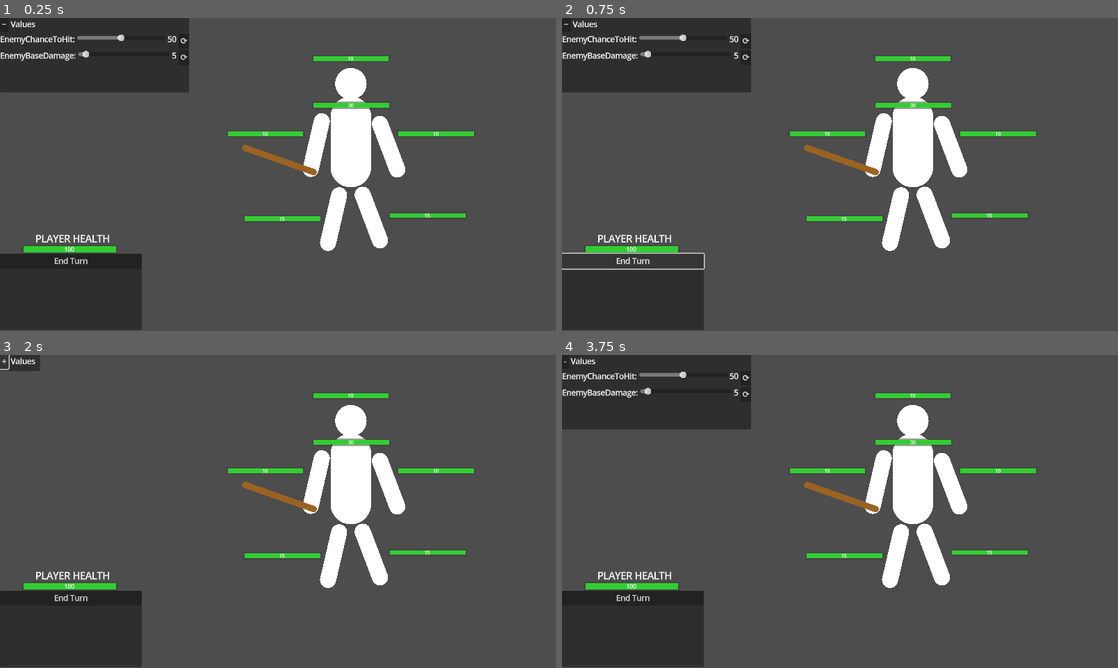
Above: before the commit, frames 1-4 (two rows, left to right).
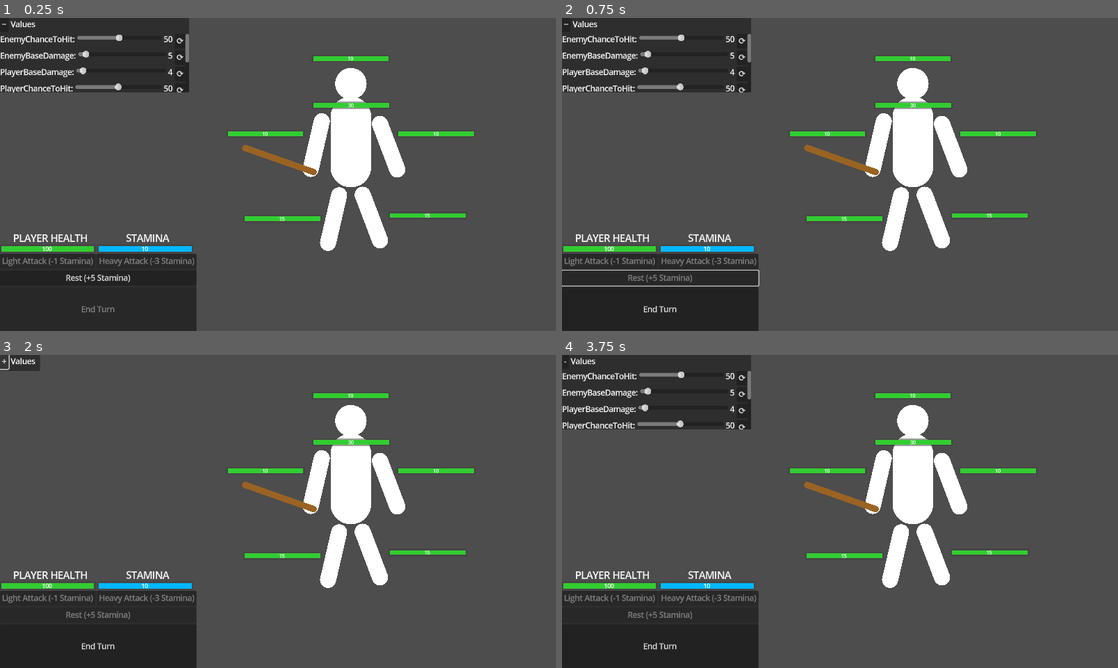
Above: after the commit, the same moments.

Repository: hpi-swa-lab/godot-pronto
Game: Godot game, scene res://prototypes/i5w1-modular-enemies/i5w1-modular-enemies.tscn
Same seed, same stepped clock (60 frames per second), same inputs: the game is played once before the commit and once after it. The project has no main scene, so this scene is started directly.
Inputs (mouse positions are in pixels of both pictures, inside the frame that each line leads up to):
- Up to frame 1 (0.25 s): no input
- Up to frame 2 (0.75 s): click "End Turn" (after the commit: "Rest (+5 Stamina)") at 0.5 s
- Up to frame 3 (2 s): click "−" at 1.25 s
- Up to frame 4 (3.75 s): click "+" at 2 s; click "-" at 2.75 s; tap Enter (ui_accept) at 3.5 s; move the mouse to (962, 495) at 3.52 s; hold Right (ui_right) from 3.53 s (still down); tap J at 3.6 s; click (962, 495) at 3.67 s

The runs differ from the first frame. In frame 1, 4.4% of the frame differs, in the area x 0-36%, y 5-100%; in frame 2, 4.7%; in frame 3, 3.7%; in frame 4, 4.4%.

Commit message:
Player combat implemented

Diff:
--- /dev/null
+++ b/prototypes/i5w1-modular-enemies/BodyPartSelector.gd
@@ -0,0 +1,26 @@
+extends Button
+var target_name = ""
+
+# Called when the node enters the scene tree for the first time.
+func _ready():
+	self.pressed.connect(_emit_pressed)
+	target_name = self.get_parent().name
+
+func _emit_pressed():
+	if G.at("Target") != target_name:
+		for child in get_parent().get_parent().get_children():
+				(child as PlaceholderShape).color = Color.WHITE
+
+		G.put("Target", target_name)
+		get_parent().color = Color.FIREBRICK
+		print(target_name + " selected")
+	else:
+		G.put("Target", "None")
+		get_parent().color = Color.WHITE
+		print(target_name + " deselected")
+
+
+
+# Called every frame. 'delta' is the elapsed time since the previous frame.
+func _process(delta):
+	pass
--- /dev/null
+++ b/prototypes/i5w1-modular-enemies/enemy_combat.json
@@ -0,0 +1,24 @@
+{
+  "combat_phrases": [
+	"You're no match for me!",
+	"Prepare to meet your doom!",
+	"I'll make you regret crossing my path!",
+	"Feel the wrath of my blade!",
+	"Your end is near!",
+	"You're nothing but a weakling!",
+	"I'll crush you like a bug!",
+	"I'll enjoy watching you suffer!",
+	"You'll beg for mercy before I'm done with you!",
+	"Your skills are laughable!",
+	"You can't escape your fate!",
+	"I'll send you straight to the afterlife!",
+	"Pathetic! Is that all you've got?",
+	"You're a mere speck of dust in my presence!",
+	"I'll make sure you never rise again!",
+	"Your feeble attempts won't save you!",
+	"You're about to witness true power!",
+	"Prepare to be annihilated!",
+	"Your resistance is futile!",
+	"I'll enjoy tearing you apart!"
+  ]
+}
--- /dev/null
+++ b/prototypes/i5w1-modular-enemies/heavy_attack.gd
@@ -0,0 +1,31 @@
+extends Button
+
+
+func _ready():
+	self.pressed.connect(_emit_pressed)
+
+func _emit_pressed():
+	_do_player_attack("heavy")
+	G.get_parent().get_node("i5w1-modular-enemies/STATE/player_turn/player_can_attack").exit(7)
+
+func _do_player_attack(type: String):
+	var rng = RandomNumberGenerator.new()
+	var stamina: HealthBar = G.get_parent().find_child("STAMINA", true, false)
+	var base_damage = G.at("PlayerBaseDamage")
+	var hit_chance = G.at("PlayerChanceToHit")
+	if rng.randi_range(0, 100) < hit_chance:
+		var target_hb: HealthBar = G.get_parent().find_child(G.at("Target"), true, false).find_child("HealthBar*", false, true)
+		if type == "light":
+			target_hb.damage(base_damage)
+			stamina.damage(G.at("PlayerLightAttackStaminaCost"))
+			print(">> Damaged enemy " + G.at("Target") + " for " + str(base_damage) + " points with light attack")
+		elif type == "heavy":
+			var damage = base_damage * G.at("PlayerHeavyAttackDamageMultiplier")
+			target_hb.damage(damage)
+			stamina.damage(G.at("PlayerHeavyAttackStaminaCost"))
+			print(">> Damaged enemy " + G.at("Target") + " for " + str(damage) + " points with heavy attack")
+		else:
+			push_error("INVALID ATTACK TYPE")
+	else:
+		print(">> Player missed their attack")
+		return
--- a/prototypes/i5w1-modular-enemies/i5w1-modular-enemies.tscn
+++ b/prototypes/i5w1-modular-enemies/i5w1-modular-enemies.tscn
@@ -1,13 +1,17 @@
-[gd_scene load_steps=100 format=3 uid="uid://dfaw7ve5q2474"]
+[gd_scene load_steps=118 format=3 uid="uid://dfaw7ve5q2474"]
 
 [ext_resource type="Script" path="res://addons/pronto/behaviors/PlaceholderShape.gd" id="1_ui1dh"]
 [ext_resource type="Script" path="res://addons/pronto/behaviors/HealthBar.gd" id="2_m4bil"]
 [ext_resource type="Script" path="res://addons/pronto/behaviors/State.gd" id="3_rub11"]
 [ext_resource type="Script" path="res://addons/pronto/helpers/ConnectionScript.gd" id="4_wxur5"]
+[ext_resource type="Script" path="res://prototypes/i5w1-modular-enemies/BodyPartSelector.gd" id="5_mi3vp"]
 [ext_resource type="Script" path="res://addons/pronto/helpers/Connection.gd" id="5_w82r7"]
 [ext_resource type="Script" path="res://addons/pronto/behaviors/Code.gd" id="6_2s4u3"]
 [ext_resource type="Script" path="res://addons/pronto/behaviors/Bind.gd" id="6_3m8bw"]
 [ext_resource type="Script" path="res://prototypes/i5w1-modular-enemies/Button.gd" id="6_adlgl"]
+[ext_resource type="Script" path="res://prototypes/i5w1-modular-enemies/light_attack.gd" id="7_eoycw"]
+[ext_resource type="Script" path="res://prototypes/i5w1-modular-enemies/heavy_attack.gd" id="8_fqpas"]
+[ext_resource type="Script" path="res://prototypes/i5w1-modular-enemies/rest.gd" id="9_cnxar"]
 [ext_resource type="Script" path="res://addons/pronto/behaviors/PrototypingUI.gd" id="9_lk3db"]
 [ext_resource type="Script" path="res://addons/pronto/behaviors/Value.gd" id="10_liufr"]
 
@@ -76,176 +80,6 @@
 deferred = false
 enabled = true
 
-[sub_resource type="GDScript" id="GDScript_37qhu"]
-script/source = "extends Button
-
-
-# Called when the node enters the scene tree for the first time.
-func _ready():
-	self.pressed.connect(_emit_pressed)
-
-var target_name = \"Head\"
-
-func _emit_pressed():
-	if G.at(\"Target\") != target_name:
-		for child in get_parent().get_parent().get_children():
-				(child as PlaceholderShape).color = Color.WHITE
-
-		G.put(\"Target\", target_name)
-		get_parent().color = Color.FIREBRICK
-		print(target_name + \" selected\")
-	else:
-		G.put(\"Target\", \"None\")
-		get_parent().color = Color.WHITE
-		print(target_name + \" deselected\")
-
-
-
-# Called every frame. 'delta' is the elapsed time since the previous frame.
-func _process(delta):
-	pass
-"
-
-[sub_resource type="GDScript" id="GDScript_nrspf"]
-script/source = "extends Button
-
-
-# Called when the node enters the scene tree for the first time.
-func _ready():
-	self.pressed.connect(_emit_pressed)
-
-var target_name = \"Torso\"
-
-func _emit_pressed():
-	if G.at(\"Target\") != target_name:
-		for child in get_parent().get_parent().get_children():
-				(child as PlaceholderShape).color = Color.WHITE
-
-		G.put(\"Target\", target_name)
-		get_parent().color = Color.FIREBRICK
-		print(target_name + \" selected\")
-	else:
-		G.put(\"Target\", \"None\")
-		get_parent().color = Color.WHITE
-		print(target_name + \" deselected\")
-
-
-# Called every frame. 'delta' is the elapsed time since the previous frame.
-func _process(delta):
-	pass
-"
-
-[sub_resource type="GDScript" id="GDScript_3cywh"]
-script/source = "extends Button
-
-
-# Called when the node enters the scene tree for the first time.
-func _ready():
-	self.pressed.connect(_emit_pressed)
-
-var target_name = \"Arm_Left\"
-
-func _emit_pressed():
-	if G.at(\"Target\") != target_name:
-		for child in get_parent().get_parent().get_children():
-				(child as PlaceholderShape).color = Color.WHITE
-
-		G.put(\"Target\", target_name)
-		get_parent().color = Color.FIREBRICK
-		print(target_name + \" selected\")
-	else:
-		G.put(\"Target\", \"None\")
-		get_parent().color = Color.WHITE
-		print(target_name + \" deselected\")
-
-# Called every frame. 'delta' is the elapsed time since the previous frame.
-func _process(delta):
-	pass
-"
-
-[sub_resource type="GDScript" id="GDScript_uls4b"]
-script/source = "extends Button
-
-
-# Called when the node enters the scene tree for the first time.
-func _ready():
-	self.pressed.connect(_emit_pressed)
-
-var target_name = \"Arm_Right\"
-
-func _emit_pressed():
-	if G.at(\"Target\") != target_name:
-		for child in get_parent().get_parent().get_children():
-				(child as PlaceholderShape).color = Color.WHITE
-
-		G.put(\"Target\", target_name)
-		get_parent().color = Color.FIREBRICK
-		print(target_name + \" selected\")
-	else:
-		G.put(\"Target\", \"None\")
-		get_parent().color = Color.WHITE
-		print(target_name + \" deselected\")
-
-# Called every frame. 'delta' is the elapsed time since the previous frame.
-func _process(delta):
-	pass
-"
-
-[sub_resource type="GDScript" id="GDScript_1c2oq"]
-script/source = "extends Button
-
-
-# Called when the node enters the scene tree for the first time.
-func _ready():
-	self.pressed.connect(_emit_pressed)
-
-var target_name = \"Leg_Left\"
-
-func _emit_pressed():
-	if G.at(\"Target\") != target_name:
-		for child in get_parent().get_parent().get_children():
-				(child as PlaceholderShape).color = Color.WHITE
-
-		G.put(\"Target\", target_name)
-		get_parent().color = Color.FIREBRICK
-		print(target_name + \" selected\")
-	else:
-		G.put(\"Target\", \"None\")
-		get_parent().color = Color.WHITE
-		print(target_name + \" deselected\")
-
-# Called every frame. 'delta' is the elapsed time since the previous frame.
-func _process(delta):
-	pass
-"
-
-[sub_resource type="GDScript" id="GDScript_nvc8g"]
-script/source = "extends Button
-
-
-# Called when the node enters the scene tree for the first time.
-func _ready():
-	self.pressed.connect(_emit_pressed)
-
-var target_name = \"Leg_Right\"
-
-func _emit_pressed():
-	if G.at(\"Target\") != target_name:
-		for child in get_parent().get_parent().get_children():
-				(child as PlaceholderShape).color = Color.WHITE
-
-		G.put(\"Target\", target_name)
-		get_parent().color = Color.FIREBRICK
-		print(target_name + \" selected\")
-	else:
-		G.put(\"Target\", \"None\")
-		get_parent().color = Color.WHITE
-		print(target_name + \" deselected\")
-# Called every frame. 'delta' is the elapsed time since the previous frame.
-func _process(delta):
-	pass
-"
-
 [sub_resource type="GDScript" id="GDScript_gcl24"]
 script/source = "@tool
 extends U
@@ -277,6 +111,11 @@
 @warning_ignore(\"unused_parameter\")
 func run(from: Node2D):
 	print(\"Starting player turn\")
+	G.put(\"Target\", \"None\")
+	if G.get_parent().find_child(\"enemy\", true, false):
+		for child in G.get_parent().find_child(\"enemy\", true, false).get_children():
+			(child as PlaceholderShape).color = Color.WHITE
+
 "
 
 [sub_resource type="Resource" id="Resource_nt4oa"]
@@ -311,6 +150,56 @@
 deferred = false
 enabled = true
 
+[sub_resource type="GDScript" id="GDScript_d8y4y"]
+script/source = "@tool
+extends U
+@warning_ignore(\"unused_parameter\")
+func run(from: Node2D, to: Node2D):
+	return true
+"
+
+[sub_resource type="Resource" id="Resource_77evc"]
+script = ExtResource("4_wxur5")
+nested_script = SubResource("GDScript_d8y4y")
+argument_names = ["from", "to"]
+return_value = true
+
+[sub_resource type="Resource" id="Resource_4p443"]
+script = ExtResource("5_w82r7")
+signal_name = "entered"
+to = NodePath("player_can_attack")
+more_references = []
+invoke = "enter"
+arguments = []
+only_if = SubResource("Resource_77evc")
+deferred = false
+enabled = true
+
+[sub_resource type="GDScript" id="GDScript_b30ul"]
+script/source = "@tool
+extends U
+@warning_ignore(\"unused_parameter\")
+func run(transition_id, from: Node2D, to: Node2D):
+	return transition_id==7
+"
+
+[sub_resource type="Resource" id="Resource_vakct"]
+script = ExtResource("4_wxur5")
+nested_script = SubResource("GDScript_b30ul")
+argument_names = ["transition_id", "from", "to"]
+return_value = true
+
+[sub_resource type="Resource" id="Resource_3h1w6"]
+script = ExtResource("5_w82r7")
+signal_name = "exited"
+to = NodePath("..")
+more_references = []
+invoke = "enter"
+arguments = []
+only_if = SubResource("Resource_vakct")
+deferred = false
+enabled = true
+
 [sub_resource type="GDScript" id="GDScript_e7vsq"]
 script/source = "@tool
 extends U
@@ -356,7 +245,12 @@
 extends U
 @warning_ignore(\"unused_parameter\")
 func run(from: Node2D, to: Node2D):
-	return true
+	if G.get_parent().find_child(\"enemy\", true, false):
+		return true
+	else:
+		print(\"There is no enemy for you to battle, come back later\")
+		G.get_parent().find_child(\"enemy_turn\", true, false).exit(6)
+		return false
 "
 
 [sub_resource type="Resource" id="Resource_kk3gy"]
@@ -884,17 +778,115 @@
 deferred = false
 enabled = true
 
+[sub_resource type="GDScript" id="GDScript_laq7p"]
+script/source = "@tool
+extends U
+@warning_ignore(\"unused_parameter\")
+func run():
+	return \"Light Attack (-\" + str(G.at(\"PlayerLightAttackStaminaCost\")) + \" Stamina)\"
+"
+
+[sub_resource type="Resource" id="Resource_an02p"]
+script = ExtResource("4_wxur5")
+nested_script = SubResource("GDScript_laq7p")
+argument_names = []
+return_value = true
+
+[sub_resource type="GDScript" id="GDScript_0ki86"]
+script/source = "@tool
+extends U
+@warning_ignore(\"unused_parameter\")
+func run():
+	return G.at(\"Target\") == \"None\" or not G.get_parent().get_node(\"i5w1-modular-enemies/STATE/player_turn/player_can_attack\").active or G.get_parent().find_child(\"STAMINA\", true, false).current < G.at(\"PlayerLightAttackStaminaCost\")
+"
+
+[sub_resource type="Resource" id="Resource_pv03s"]
+script = ExtResource("4_wxur5")
+nested_script = SubResource("GDScript_0ki86")
+argument_names = []
+return_value = true
+
+[sub_resource type="GDScript" id="GDScript_xmlkg"]
+script/source = "@tool
+extends U
+@warning_ignore(\"unused_parameter\")
+func run():
+	return \"Heavy Attack (-\" + str(G.at(\"PlayerHeavyAttackStaminaCost\")) + \" Stamina)\"
+"
+
+[sub_resource type="Resource" id="Resource_emm0t"]
+script = ExtResource("4_wxur5")
+nested_script = SubResource("GDScript_xmlkg")
+argument_names = []
+return_value = true
+
+[sub_resource type="GDScript" id="GDScript_xn8mx"]
+script/source = "@tool
+extends U
+@warning_ignore(\"unused_parameter\")
+func run():
+	return G.at(\"Target\") == \"None\" or not G.get_parent().get_node(\"i5w1-modular-enemies/STATE/player_turn/player_can_attack\").active or G.get_parent().find_child(\"STAMINA\", true, false).current < G.at(\"PlayerHeavyAttackStaminaCost\")
+"
+
+[sub_resource type="Resource" id="Resource_xyhe1"]
+script = ExtResource("4_wxur5")
+nested_script = SubResource("GDScript_xn8mx")
+argument_names = []
+return_value = true
+
+[sub_resource type="GDScript" id="GDScript_l2jqh"]
+script/source = "@tool
+extends U
+@warning_ignore(\"unused_parameter\")
+func run():
+	return not G.get_parent().get_node(\"i5w1-modular-enemies/STATE/player_turn/player_can_attack\").active
+"
+
+[sub_resource type="Resource" id="Resource_mj8ia"]
+script = ExtResource("4_wxur5")
+nested_script = SubResource("GDScript_l2jqh")
+argument_names = []
+return_value = true
+
+[sub_resource type="GDScript" id="GDScript_updk0"]
+script/source = "@tool
+extends U
+@warning_ignore(\"unused_parameter\")
+func run():
+	return \"Rest (+\" + str(G.at(\"PlayerRestStaminaRegenAmount\")) + \" Stamina)\"
+"
+
+[sub_resource type="Resource" id="Resource_c6khq"]
+script = ExtResource("4_wxur5")
+nested_script = SubResource("GDScript_updk0")
+argument_names = []
+return_value = true
+
 [sub_resource type="GDScript" id="GDScript_adeiw"]
 script/source = "@tool
 extends U
 @warning_ignore(\"unused_parameter\")
 func run():
-	return not G.get_parent().get_node(\"i5w1-modular-enemies/STATE/player_turn\").active
+	return not G.get_parent().get_node(\"i5w1-modular-enemies/STATE/player_turn\").active or G.get_parent().get_node(\"i5w1-modular-enemies/STATE/player_turn/player_can_attack\").active
 "
 
 [sub_resource type="Resource" id="Resource_lsvs5"]
 script = ExtResource("4_wxur5")
 nested_script = SubResource("GDScript_adeiw")
+argument_names = []
+return_value = true
+
+[sub_resource type="GDScript" id="GDScript_ox0b2"]
+script/source = "@tool
+extends U
+@warning_ignore(\"unused_parameter\")
+func run():
+	return not G.get_parent().find_child(\"enemy\", true, false)
+"
+
+[sub_resource type="Resource" id="Resource_nbduh"]
+script = ExtResource("4_wxur5")
+nested_script = SubResource("GDScript_ox0b2")
 argument_names = []
 return_value = true
 
@@ -924,7 +916,7 @@
 offset_top = -10.0
 offset_right = 10.0
 offset_bottom = 9.0
-script = SubResource("GDScript_37qhu")
+script = ExtResource("5_mi3vp")
 
 [node name="torso" type="Node2D" parent="enemy"]
 position = Vector2(0, 14)
@@ -947,7 +939,7 @@
 offset_top = -28.0
 offset_right = 13.0
 offset_bottom = 29.0
-script = SubResource("GDScript_nrspf")
+script = ExtResource("5_mi3vp")
 
 [node name="arm_left" type="Node2D" parent="enemy"]
 position = Vector2(-22, 16)
@@ -980,7 +972,7 @@
 offset_top = -21.0
 offset_right = 5.0
 offset_bottom = 21.0
-script = SubResource("GDScript_3cywh")
+script = ExtResource("5_mi3vp")
 
 [node name="arm_right" type="Node2D" parent="enemy"]
 position = Vector2(24, 17)
@@ -1004,7 +996,7 @@
 offset_top = -21.0
 offset_right = 5.0
 offset_bottom = 21.0
-script = SubResource("GDScript_uls4b")
+script = ExtResource("5_mi3vp")
 
 [node name="leg_left" type="Node2D" parent="enemy"]
 position = Vector2(-11, 63)
@@ -1028,7 +1020,7 @@
 offset_top = -21.0
 offset_right = 5.0
 offset_bottom = 21.0
-script = SubResource("GDScript_1c2oq")
+script = ExtResource("5_mi3vp")
 
 [node name="leg_right" type="Node2D" parent="enemy"]
 position = Vector2(13, 62)
@@ -1052,7 +1044,7 @@
 offset_top = -21.0
 offset_right = 5.0
 offset_bottom = 21.0
-script = SubResource("GDScript_nvc8g")
+script = ExtResource("5_mi3vp")
 
 [node name="STATE" type="Node2D" parent="."]
 position = Vector2(552, -306)
@@ -1061,7 +1053,12 @@
 position = Vector2(-280, 96)
 script = ExtResource("3_rub11")
 active = true
-metadata/pronto_connections = [SubResource("Resource_vu03w"), SubResource("Resource_odjah")]
+metadata/pronto_connections = [SubResource("Resource_vu03w"), SubResource("Resource_odjah"), SubResource("Resource_4p443")]
+
+[node name="player_can_attack" type="Node2D" parent="STATE/player_turn"]
+position = Vector2(-118, -136)
+script = ExtResource("3_rub11")
+metadata/pronto_connections = [SubResource("Resource_3h1w6")]
 
 [node name="enemy_turn" type="Node2D" parent="STATE"]
 position = Vector2(-122, 94)
@@ -1116,7 +1113,7 @@
 position = Vector2(0, 488)
 
 [node name="PLAYER_HEALTH" type="Node2D" parent="UI"]
-position = Vector2(145, -9)
+position = Vector2(99, -10)
 scale = Vector2(4, 4)
 script = ExtResource("2_m4bil")
 progress_colors = PackedColorArray(1, 0, 0, 1, 1, 0, 0, 1, 1, 1, 0, 1, 1, 1, 0, 1, 1, 1, 0, 1, 0.196078, 0.803922, 0.196078, 1, 0.196078, 0.803922, 0.196078, 1, 0.196078, 0.803922, 0.196078, 1, 0.196078, 0.803922, 0.196078, 1, 0.196078, 0.803922, 0.196078, 1)
@@ -1132,15 +1129,94 @@
 vertical_alignment = 1
 uppercase = true
 
+[node name="STAMINA" type="Node2D" parent="UI"]
+position = Vector2(301, -10)
+scale = Vector2(4, 4)
+script = ExtResource("2_m4bil")
+current = 10
+max = 10
+progress_colors = PackedColorArray(0.709804, 0.768627, 0.0745098, 1, 0.560784, 0.713726, 0.643137, 1, 0, 0.72549, 0.996078, 1)
+
+[node name="Label" type="Label" parent="UI/STAMINA"]
+offset_left = -60.0
+offset_top = -18.25
+offset_right = 64.0
+offset_bottom = 7.75
+theme_override_font_sizes/font_size = 5
+text = "Stamina"
+horizontal_alignment = 1
+vertical_alignment = 1
+uppercase = true
+
 [node name="PanelContainer" type="PanelContainer" parent="UI"]
-offset_right = 294.0
-offset_bottom = 158.0
+offset_right = 400.0
+offset_bottom = 161.0
 
 [node name="VBoxContainer" type="VBoxContainer" parent="UI/PanelContainer"]
 layout_mode = 2
 
+[node name="HBoxContainer" type="HBoxContainer" parent="UI/PanelContainer/VBoxContainer"]
+layout_mode = 2
+
+[node name="light_attack" type="Button" parent="UI/PanelContainer/VBoxContainer/HBoxContainer"]
+layout_mode = 2
+text = "Light Attack (-1 Stamina)"
+script = ExtResource("7_eoycw")
+
+[node name="Bind2" type="Node2D" parent="UI/PanelContainer/VBoxContainer/HBoxContainer/light_attack"]
+position = Vector2(-122.602, -5.3591e-06)
+script = ExtResource("6_3m8bw")
+evaluate = SubResource("Resource_an02p")
+to_prop = "text"
+
+[node name="Bind3" type="Node2D" parent="UI/PanelContainer/VBoxContainer/HBoxContainer/light_attack"]
+position = Vector2(21, -108)
+script = ExtResource("6_3m8bw")
+evaluate = SubResource("Resource_pv03s")
+to_prop = "disabled"
+
+[node name="heavy_attack" type="Button" parent="UI/PanelContainer/VBoxContainer/HBoxContainer"]
+layout_mode = 2
+text = "Heavy Attack (-3 Stamina)"
+script = ExtResource("8_fqpas")
+
+[node name="Bind" type="Node2D" parent="UI/PanelContainer/VBoxContainer/HBoxContainer/heavy_attack"]
+position = Vector2(-124.255, -5.43135e-06)
+script = ExtResource("6_3m8bw")
+evaluate = SubResource("Resource_emm0t")
+to_prop = "text"
+
+[node name="Bind2" type="Node2D" parent="UI/PanelContainer/VBoxContainer/HBoxContainer/heavy_attack"]
+position = Vector2(-165.853, -7.24968e-06)
+script = ExtResource("6_3m8bw")
+evaluate = SubResource("Resource_xyhe1")
+to_prop = "disabled"
+
+[node name="HBoxContainer2" type="HBoxContainer" parent="UI/PanelContainer/VBoxContainer"]
+layout_mode = 2
+
+[node name="rest" type="Button" parent="UI/PanelContainer/VBoxContainer/HBoxContainer2"]
+layout_mode = 2
+size_flags_horizontal = 3
+text = "Rest (+5 Stamina)"
+script = ExtResource("9_cnxar")
+
+[node name="Bind" type="Node2D" parent="UI/PanelContainer/VBoxContainer/HBoxContainer2/rest"]
+position = Vector2(202, -70)
+script = ExtResource("6_3m8bw")
+evaluate = SubResource("Resource_mj8ia")
+to_prop = "disabled"
+
+[node name="Bind2" type="Node2D" parent="UI/PanelContainer/VBoxContainer/HBoxContainer2/rest"]
+position = Vector2(-200, -8.74228e-06)
+script = ExtResource("6_3m8bw")
+evaluate = SubResource("Resource_c6khq")
+to_prop = "text"
+
 [node name="Button" type="Button" parent="UI/PanelContainer/VBoxContainer"]
+layout_direction = 3
 layout_mode = 2
+size_flags_vertical = 3
 text = "End Turn"
 script = ExtResource("6_adlgl")
 
@@ -1174,3 +1250,67 @@
 float_to = 100.0
 float_value = 5.0
 float_step_size = 1.0
+
+[node name="PlayerBaseDamage" type="Node2D" parent="PanelContainer/Values"]
+position = Vector2(-7.07107, -7.07107)
+script = ExtResource("10_liufr")
+float_from = 0.0
+float_to = 100.0
+float_value = 4.0
+float_step_size = 0.5
+
+[node name="PlayerChanceToHit" type="Node2D" parent="PanelContainer/Values"]
+position = Vector2(8.74228e-07, -10)
+script = ExtResource("10_liufr")
+float_from = 0.0
+float_to = 100.0
+float_value = 50.0
+float_step_size = 1.0
+
+[node name="PlayerLightAttackStaminaCost" type="Node2D" parent="PanelContainer/Values"]
+position = Vector2(7.07107, -7.07107)
+script = ExtResource("10_liufr")
+float_from = 0.0
+float_to = 10.0
+float_value = 1.0
+float_step_size = 0.5
+
+[node name="PlayerHeavyAttackStaminaCost" type="Node2D" parent="PanelContainer/Values"]
+position = Vector2(12.0711, 1.43946e-07)
+script = ExtResource("10_liufr")
+float_from = 0.0
+float_to = 10.0
+float_value = 3.0
+float_step_size = 0.5
+
+[node name="PlayerRestStaminaRegenAmount" type="Node2D" parent="PanelContainer/Values"]
+position = Vector2(9.86505, 9.86505)
+script = ExtResource("10_liufr")
+float_from = 0.0
+float_to = 10.0
+float_value = 5.0
+float_step_size = 0.5
+
+[node name="PlayerHeavyAttackDamageMultiplier" type="Node2D" parent="PanelContainer/Values"]
+position = Vector2(-2.59596e-06, 14.8472)
+script = ExtResource("10_liufr")
+float_from = 0.0
+float_to = 10.0
+float_value = 2.0
+float_step_size = 0.1
+
+[node name="Label" type="Label" parent="."]
+offset_left = 191.0
+offset_top = 187.0
+offset_right = 1029.0
+offset_bottom = 429.0
+theme_override_font_sizes/font_size = 171
+text = "YOU WON"
+horizontal_alignment = 1
+vertical_alignment = 1
+
+[node name="Bind" type="Node2D" parent="Label"]
+position = Vector2(-29.4045, 29.4045)
+script = ExtResource("6_3m8bw")
+evaluate = SubResource("Resource_nbduh")
+to_prop = "visible"
--- /dev/null
+++ b/prototypes/i5w1-modular-enemies/light_attack.gd
@@ -0,0 +1,35 @@
+extends Button
+
+
+func _ready():
+	self.pressed.connect(_emit_pressed)
+
+func _emit_pressed():
+	_do_player_attack("light")
+	G.get_parent().get_node("i5w1-modular-enemies/STATE/player_turn/player_can_attack").exit(7)
+
+func _do_player_attack(type: String):
+	var rng = RandomNumberGenerator.new()
+	var stamina: HealthBar = G.get_parent().find_child("STAMINA", true, false)
+	var base_damage = G.at("PlayerBaseDamage")
+	var hit_chance = G.at("PlayerChanceToHit")
+	if rng.randi_range(0, 100) < hit_chance:
+		var target_hb: HealthBar = G.get_parent().find_child(G.at("Target"), true, false).find_child("HealthBar*", false, true)
+		if type == "light":
+			target_hb.damage(base_damage)
+			stamina.damage(G.at("PlayerLightAttackStaminaCost"))
+			print(">> Damaged enemy " + G.at("Target") + " for " + str(base_damage) + " points with light attack")
+		elif type == "heavy":
+			var damage = base_damage * G.at("PlayerHeavyAttackDamageMultiplier")
+			target_hb.damage(damage)
+			stamina.damage(G.at("PlayerHeavyAttackStaminaCost"))
+			print(">> Damaged enemy " + G.at("Target") + " for " + str(damage) + " points with heavy attack")
+		else:
+			push_error("INVALID ATTACK TYPE")
+	else:
+		print(">> Player missed their attack")
+		if type == "light":
+			stamina.damage(G.at("PlayerLightAttackStaminaCost"))
+		else:
+			stamina.damage(G.at("PlayerHeavyAttackStaminaCost"))
+		return
--- /dev/null
+++ b/prototypes/i5w1-modular-enemies/rest.gd
@@ -0,0 +1,13 @@
+extends Button
+
+
+# Called when the node enters the scene tree for the first time.
+func _ready():
+	self.pressed.connect(_emit_pressed)
+
+func _emit_pressed():
+	var regen_amount = G.at("PlayerRestStaminaRegenAmount")
+	print(">> Resting and regenerating " + str(regen_amount) + " stamina")
+	var stamina: HealthBar = G.get_parent().find_child("STAMINA", true, false)
+	stamina.heal(regen_amount)
+	G.get_parent().get_node("i5w1-modular-enemies/STATE/player_turn/player_can_attack").exit(7)
